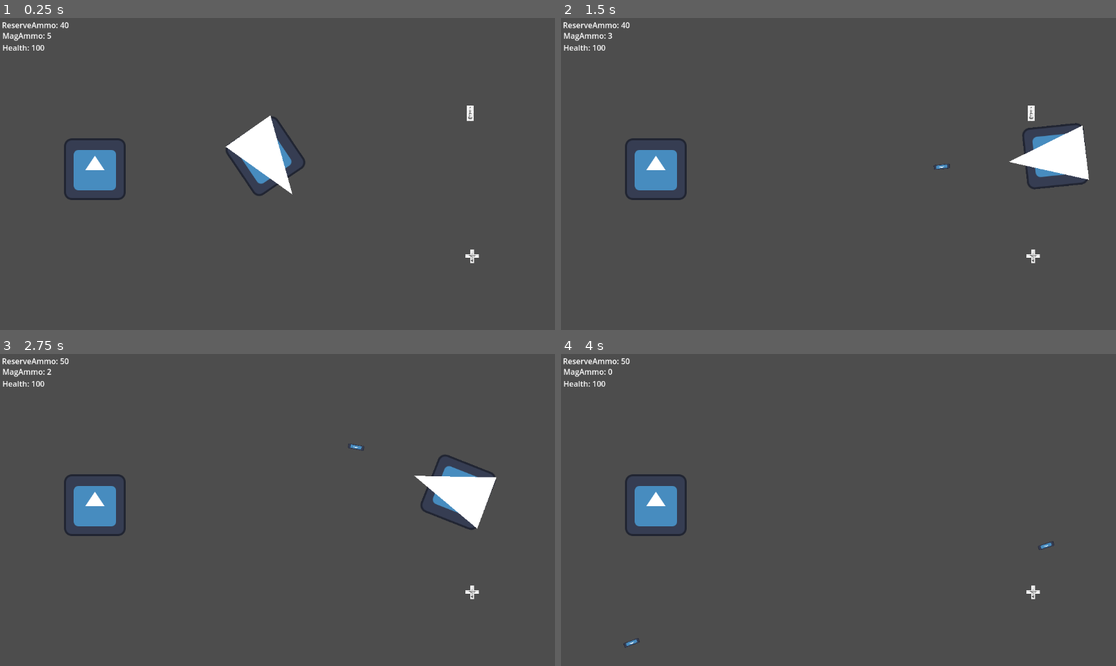
Above: before the commit, frames 1-4 (two rows, left to right).
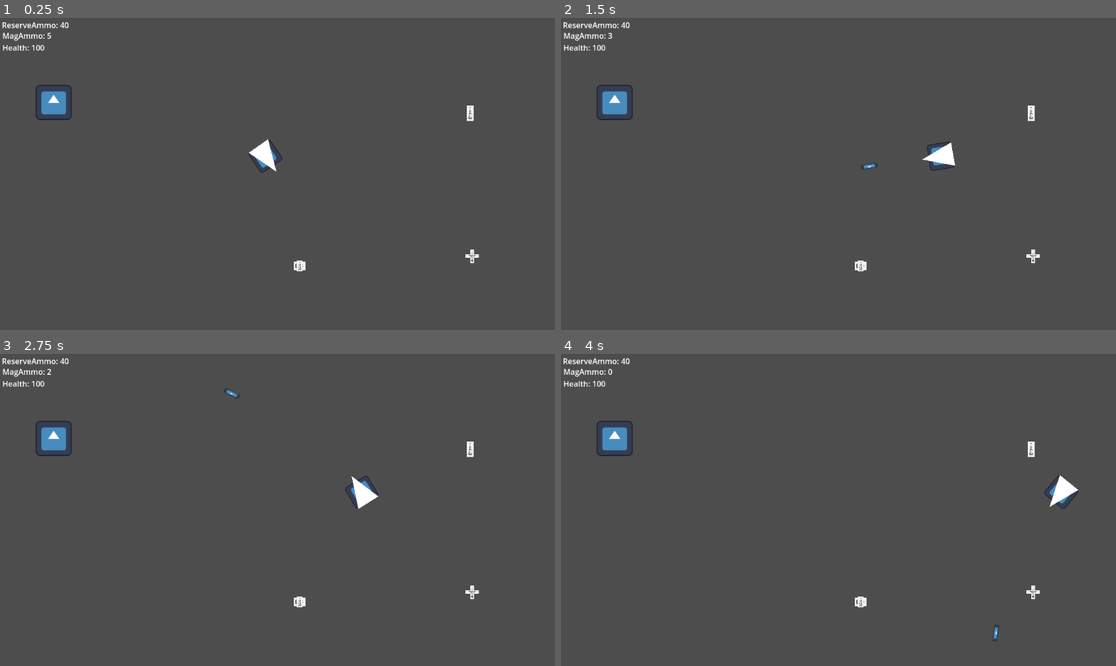
Above: after the commit, the same moments.

Repository: TheWhiteWolf0/Shooter-Game
Game: Godot game, scene res://Scenes/node_2d.tscn
Same seed, same stepped clock (60 frames per second), same inputs: the game is played once before the commit and once after it. The engine's default icon, where the game draws it, is replaced by a stand-in: a white triangle on a blue panel in a dark square.
Inputs (mouse positions are in pixels of both pictures, inside the frame that each line leads up to):
- Up to frame 1 (0.25 s): no input
- Up to frame 2 (1.5 s): tap Enter (ui_accept) at 0.5, 0.77 s; move the mouse to (960, 158) at 0.52 s; hold D (Right) from 0.53 s (still down); click (960, 158) at 0.6 s; move the mouse to (727, 189) at 1.27 s; click (727, 189) at 1.35 s
- Up to frame 3 (2.75 s): tap Enter (ui_accept) at 1.52 s; move the mouse to (333, 441) at 2.02 s; release D (Right) at 2.03 s; hold A (Left) from 2.03 s (still down); click (333, 441) at 2.1 s
- Up to frame 4 (4 s): move the mouse to (810, 572) at 2.77 s; release A (Left) at 2.78 s; hold D (Right) from 2.78 s (still down); click (810, 572) at 2.85 s; tap Enter (ui_accept) at 3.02, 3.77 s; move the mouse to (1005, 556) at 3.52 s; click (1005, 556) at 3.6 s

The runs differ from the first frame. In frame 1, 3.2% of the frame differs, in the area x 6-56%, y 21-82%; in frame 2, 3.8%; in frame 3, 3.9%, in the area x 6-90%, y 1-82%; in frame 4, 2.2%.

Commit message:
Ground work for a Shield may scrap

Diff:
--- a/shootergame/Scenes/node_2d.tscn
+++ b/shootergame/Scenes/node_2d.tscn
@@ -31,6 +31,7 @@
 
 [node name="Player" type="CharacterBody2D" parent="."]
 position = Vector2(551, 287)
+scale = Vector2(0.405132, 0.431241)
 motion_mode = 1
 slide_on_ceiling = false
 script = ExtResource("1_wtcfe")
@@ -104,6 +105,8 @@
 texture = ExtResource("4_6whob")
 
 [node name="DamageAera" type="Area2D" parent="."]
+position = Vector2(-4, -3)
+scale = Vector2(0.586049, 0.567705)
 
 [node name="CollisionShape2D" type="CollisionShape2D" parent="DamageAera"]
 position = Vector2(198, 312)
@@ -117,9 +120,30 @@
 process_callback = 0
 one_shot = true
 
+[node name="ShieldPack" type="Area2D" parent="."]
+
+[node name="CollisionShape2D" type="CollisionShape2D" parent="ShieldPack"]
+position = Vector2(622.179, 514.965)
+scale = Vector2(0.634715, 1.04048)
+shape = SubResource("RectangleShape2D_6whob")
+
+[node name="Sprite2D2" type="Sprite2D" parent="ShieldPack"]
+position = Vector2(622, 515)
+rotation = 1.57095
+scale = Vector2(0.0207017, 0.0380701)
+skew = 0.000253797
+texture = ExtResource("4_6whob")
+
+[node name="Sprite2D" type="Sprite2D" parent="ShieldPack"]
+position = Vector2(622.179, 514.964)
+rotation = 3.14159
+scale = Vector2(0.0138075, -0.0358711)
+texture = ExtResource("4_6whob")
+
 [connection signal="body_entered" from="AmmoPack" to="Player" method="_on_area_2d_body_entered"]
 [connection signal="body_exited" from="AmmoPack" to="Player" method="_on_area_2d_body_exited"]
 [connection signal="body_entered" from="HealthPack" to="Player" method="_on_health_pack_body_entered"]
 [connection signal="body_entered" from="DamageAera" to="Player" method="_on_damage_aera_body_entered"]
 [connection signal="body_exited" from="DamageAera" to="Player" method="_on_damage_aera_body_exited"]
 [connection signal="timeout" from="FireDamage" to="Player" method="_on_fire_damage_timeout"]
+[connection signal="body_entered" from="ShieldPack" to="Player" method="_on_shield_pack_body_entered"]
--- a/shootergame/Scripts/Player_Script.gd
+++ b/shootergame/Scripts/Player_Script.gd
@@ -8,12 +8,16 @@
 
 #@onready var animated_sprite_2d: AnimatedSprite2D =$"."
 @onready var shooting_point: Marker2D = $Polygon2D/ShootingPoint
-@export var speed = 500
-var bullet_speed = 6000
+@export var speed = 250
+var bullet_speed = 7000
 var bullet = preload("res://Scenes/Bullet.tscn")
 var reserve_ammo:int = 40
 var mag_ammo:int = 5
+
 var player_Health:int = 100
+#var player_Shield:int = 0
+#var Max_Player_Health = 0
+
 
 var Can_Fire:bool = true
 var Can_reload:bool = false
@@ -52,6 +56,7 @@
 	get_input()
 	move_and_slide()
 	player_weapon()
+	#Max_Player_Health = player_Health + player_Shield
 
 	$"../CanvasLayer/reserve_ammo".text = "ReserveAmmo: " + str(reserve_ammo)
 	$"../CanvasLayer/mag_ammo".text = "MagAmmo: " + str(mag_ammo)
@@ -83,6 +88,11 @@
 	$"../HealthPack".queue_free()
 	pass # Replace with function body.
 
+#func _on_shield_pack_body_entered(body: Node2D) -> void:
+	#Max_Player_Health = player_Health + (player_Shield + 25)
+	#$"../ShieldPack".queue_free()
+	#pass # Replace with function body.
+
 
 func _on_damage_aera_body_entered(body: Node2D) -> void:
 	print("Entered")
@@ -94,9 +104,6 @@
 
 
 	pass # Replace with function body.
-
-
-
 func _on_fire_damage_timeout() -> void:
 	fire_damage += 0.2
 	pass # Replace with function body.
